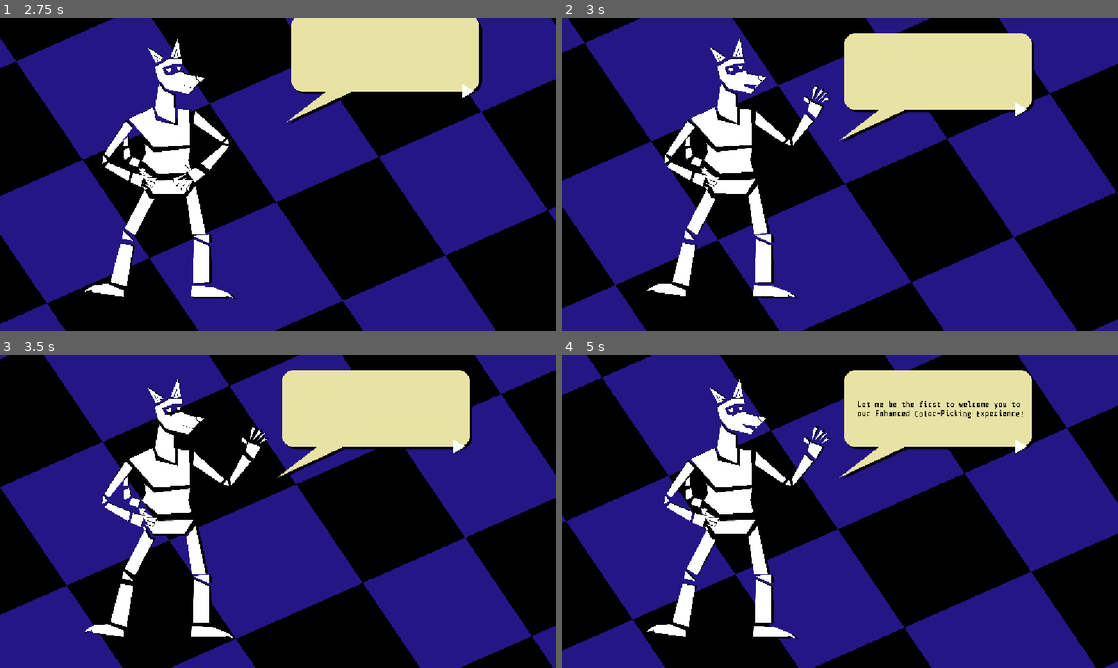
Above: before the commit, frames 1-4 (two rows, left to right).
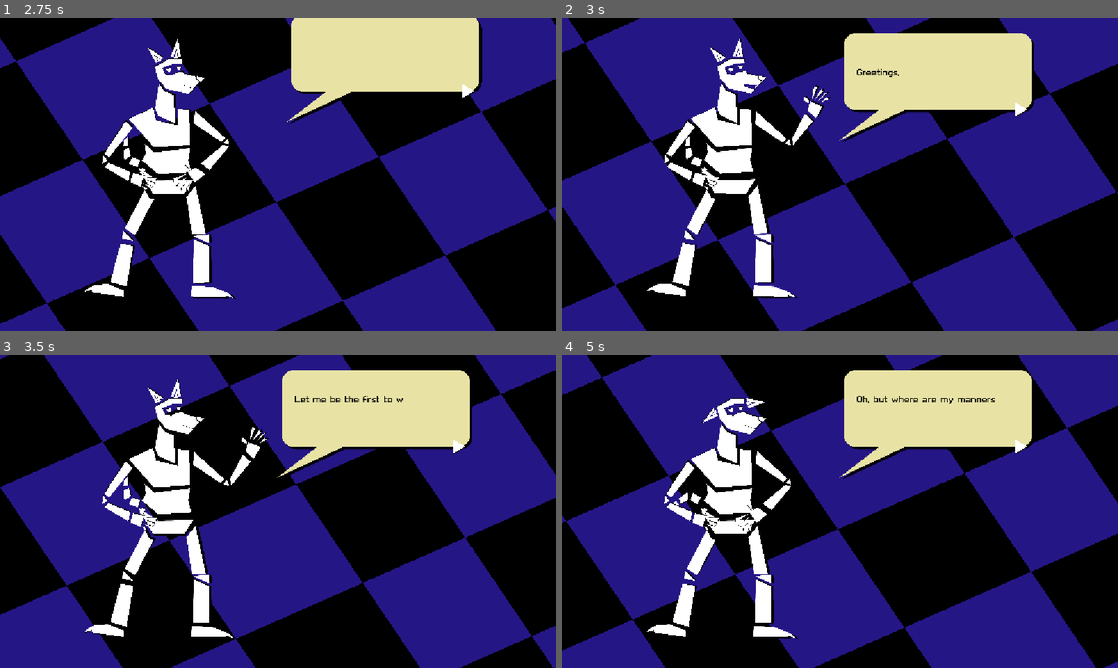
Above: after the commit, the same moments.

Repository: AlejandroCiuba/color-picker-game
Game: Godot game, scene res://scenes/levels/level.tscn
Same seed, same stepped clock (60 frames per second), same inputs: the game is played once before the commit and once after it.
Inputs (mouse positions are in pixels of both pictures, inside the frame that each line leads up to):
- Up to frame 1 (2.75 s): click "Start" at 0.5 s; move the mouse to (250, 237) at 1.27 s; hold Up (ui_up) from 1.28 s (still down); move the mouse to (444, 221) at 2.02 s
- Up to frame 2 (3 s): release Up (ui_up) at 2.75 s; click (1029, 89) at 2.75 s
- Up to frame 3 (3.5 s): no input
- Up to frame 4 (5 s): click (1023, 445) at 3.5 s; move the mouse to (673, 464) at 4.27 s; hold Left (ui_left) from 4.28 s (still down)

Frame 1 is identical in both runs. In frame 2, less than 0.1% of the frame differs, in the area x 53-61%, y 16-19%; in frame 3, 0.2%; in frame 4, 1.6%, in the area x 20-83%, y 7-57%.
Error before the commit: Out of bounds get index '0' (on base: 'Array') (res://scenes/ui/overlays/dialog_display.gd:42)

Commit message:
Made dialog display use new font

Diff:
--- a/scenes/ui/overlays/dialog_display.gd
+++ b/scenes/ui/overlays/dialog_display.gd
@@ -89,9 +89,9 @@
 	dialog_server.next_line()
 
 
-func _process(_delta: float) -> void:
-	if Input.is_action_just_pressed("ui_up") and finished_write:
-		write(["Hello, how are you?"], [])
+#func _process(_delta: float) -> void:
+	#if Input.is_action_just_pressed("ui_up") and finished_write:
+		#write(["Hello, how are you?"], [])
 
 
 func _ready() -> void:
--- a/scenes/ui/overlays/dialog_display.tscn
+++ b/scenes/ui/overlays/dialog_display.tscn
@@ -4,6 +4,7 @@
 [ext_resource type="Script" uid="uid://df3cthu6mxjd1" path="res://scenes/ui/overlays/dialog_display.gd" id="2_u57kh"]
 [ext_resource type="Texture2D" uid="uid://pytoolis1cxq" path="res://assets/ui/dialog/message.png" id="2_w4wj8"]
 [ext_resource type="Texture2D" uid="uid://c7ar6jhfi32pi" path="res://assets/ui/dialog/next.png" id="4_bwvv6"]
+[ext_resource type="FontFile" uid="uid://ctiimhhu887jp" path="res://assets/fonts/videotype/videotype.otf" id="4_x16n1"]
 [ext_resource type="Script" uid="uid://bdbx7ly51ouji" path="res://scenes/ui/overlays/animated_texture_button.gd" id="5_u57kh"]
 [ext_resource type="PackedScene" uid="uid://c34tvda1aj8lh" path="res://scenes/ents/dialog_server.tscn" id="6_q4f1m"]
 
@@ -63,6 +64,7 @@
 size_flags_horizontal = 3
 size_flags_vertical = 6
 theme_override_colors/default_color = Color(0, 0, 0, 1)
+theme_override_fonts/normal_font = ExtResource("4_x16n1")
 theme_override_font_sizes/normal_font_size = 48
 bbcode_enabled = true
 text = "PLACEHOLDER"
